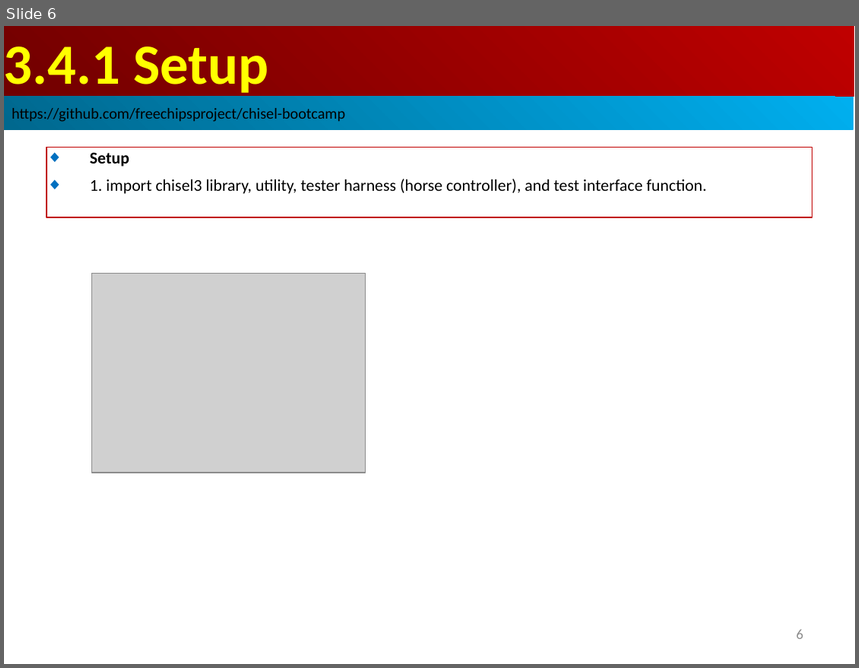
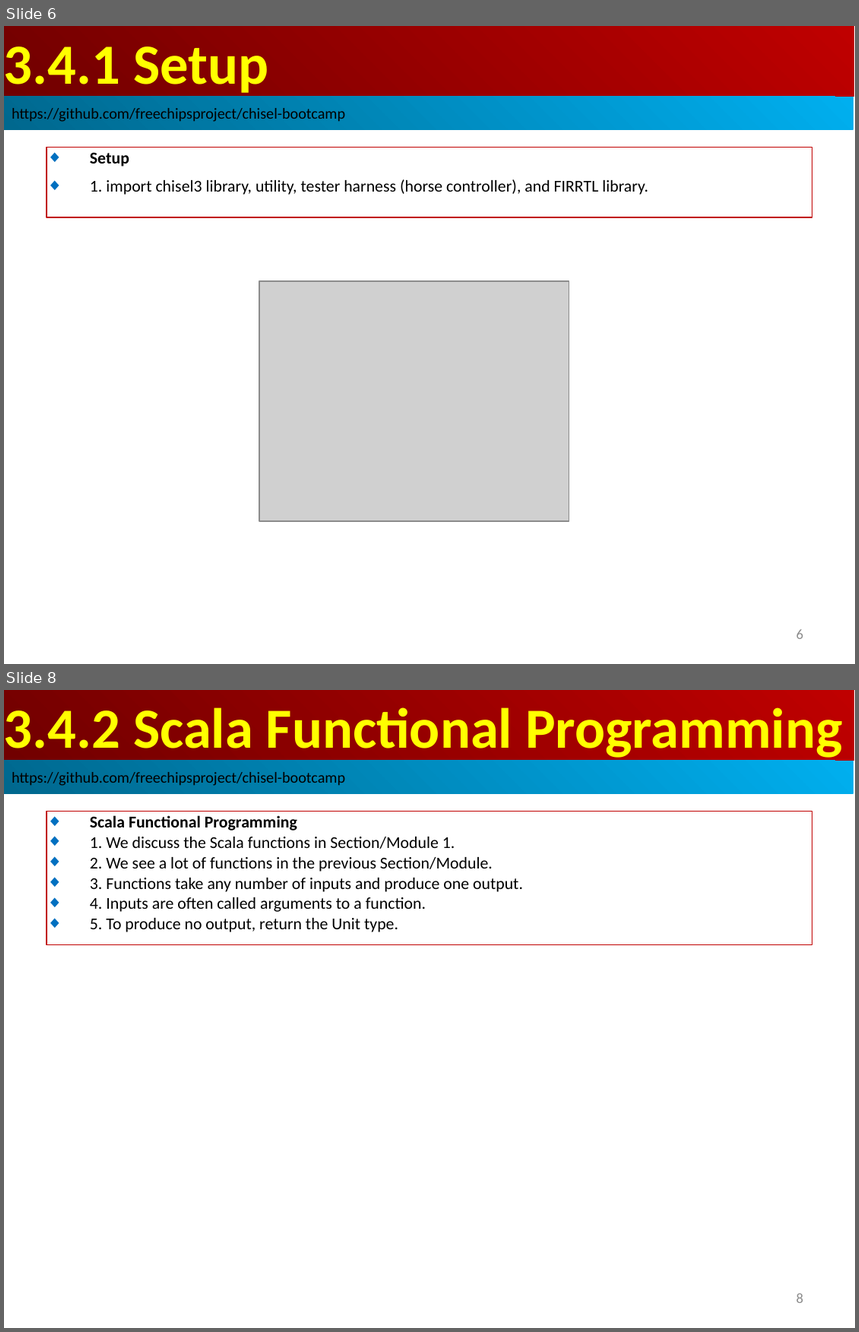
Before and after one commit to peterhchen/AIU_CS800_Chisel, a slide deck: 300_UCB_BC/003.4_FuncProg/000_Video/003.4_FuncProg.ppt. Shown one above the other, each under a label of ours: slide 6 before the commit, slides 6 and 8 after it; the slides between them are not shown. The pictures are 859x668 and 859x1332 pixels, drawn with LibreOffice and Linux fonts; fonts in the diff are those of the drawing; grey boxes stand for pictures. Boxes give left, top, right and bottom in pixels: in the first picture for what was removed or moved away, otherwise in the second. Text is boxed around its words. In the diff, an @@ line names an element or a change of style, - is before the commit and + after.

```diff
--- a/300_UCB_BC/003.4_FuncProg/000_Video/003.4_FuncProg.ppt
+++ b/300_UCB_BC/003.4_FuncProg/000_Video/003.4_FuncProg.ppt
@@ slide 8 added at <box>4,690,855,1328</box>, background #FFFFFF @@
@@ rectangle added at <box>4,690,854,761</box>, fill gradient #BF0000 to #710000, 48 pt, text #FFFF00, bold @@
+3.4.2 Scala Functional Programming
@@ rectangle added at <box>4,761,854,794</box>, fill gradient #00AFEF to #00688E, 13 pt, text #000000 @@
+https://github.com/freechipsproject/chisel-bootcamp
@@ rectangle added at <box>47,811,813,945</box>, outline #C00000 0.74 pt, 14 pt, text #000000 @@
+◆ Scala Functional Programming
+◆ 1. We discuss the Scala functions in Section/Module 1.
+◆ 2. We see a lot of functions in the previous Section/Module.
+◆ 3. Functions take any number of inputs and produce one output.
+◆ 4. Inputs are often called arguments to a function.
+◆ 5. To produce no output, return the Unit type.
@@ page number added at <box>797,1293,804,1303</box>, 12 pt, text #8B8B8B @@
+8
@@ slide 6 changed as well @@
@@ text in rectangle at <box>90,180,648,195</box>: text changed @@
-◆ 1. import chisel3 library, utility, tester harness (horse controller), and test interface function.
+◆ 1. import chisel3 library, utility, tester harness (horse controller), and FIRRTL library.
@@ picture: place and size @@
-picture at <box>91,274,366,473</box>
+picture at <box>259,281,569,522</box>
```
Also in this commit, not shown: 18 other slides added.
